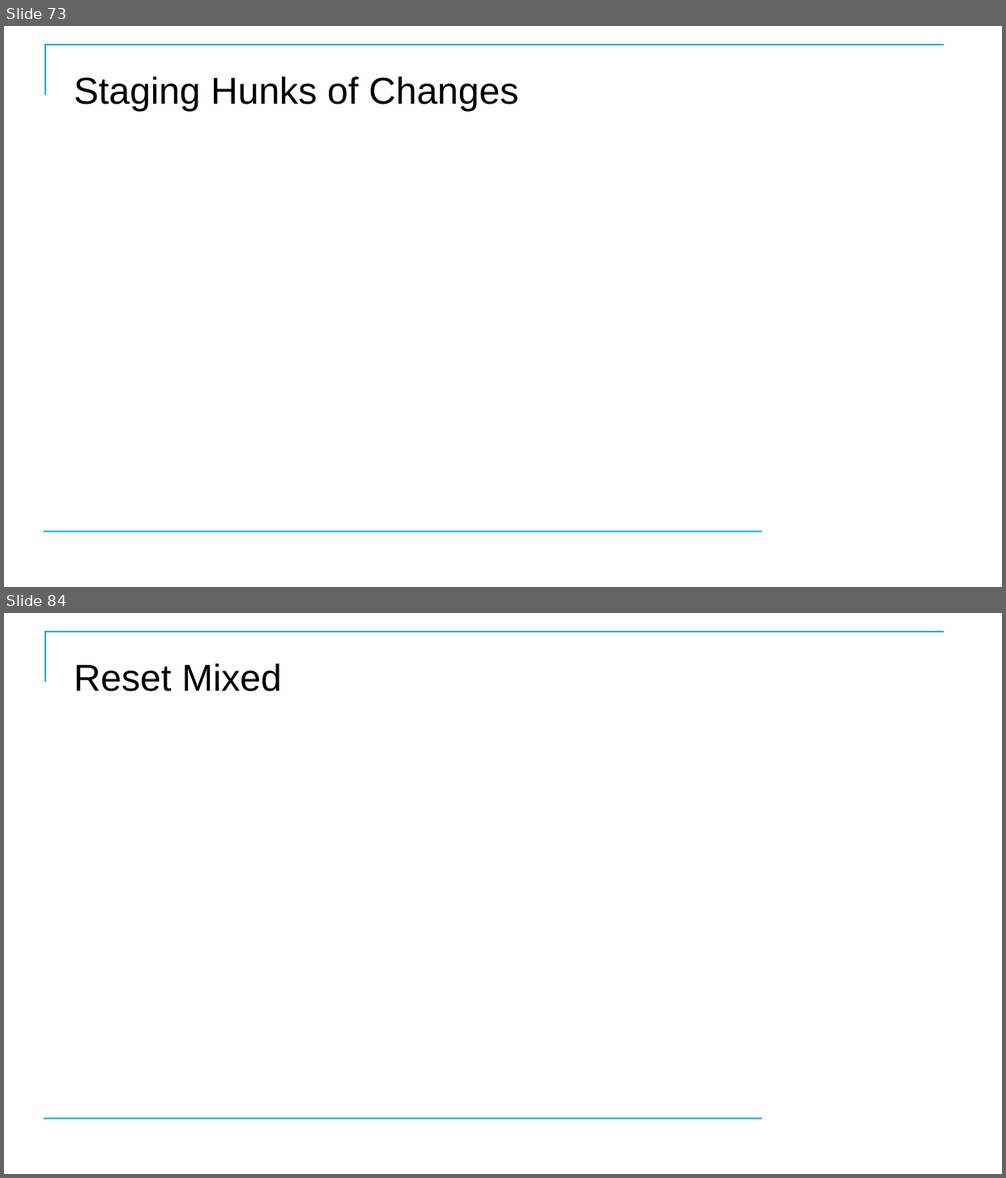
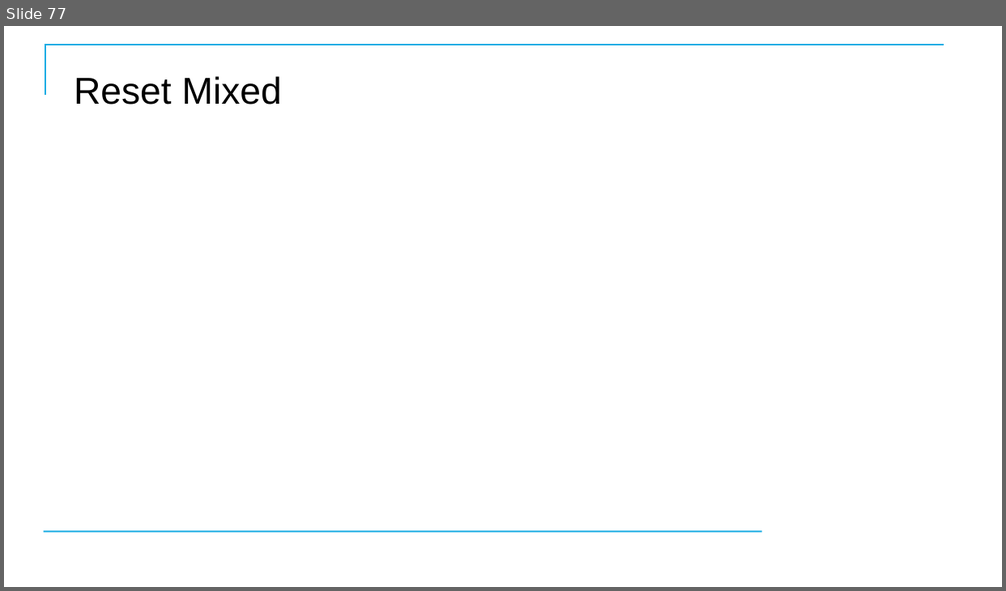
Before and after one commit to CostelloTechnicalConsulting/XGHDEV, a slide deck: ppt/XGHDEV.pptx. Shown one above the other, each under a label of ours: slides 73 and 84 before the commit, slide 77 after it; the slides between them are not shown. The pictures are 1006x1178 and 1006x591 pixels, drawn with LibreOffice and Linux fonts; fonts in the diff are those of the drawing; background and template pictures are left out. Boxes give left, top, right and bottom in pixels: in the first picture for what was removed or moved away, otherwise in the second. Text is boxed around its words. In the diff, an @@ line names an element or a change of style, - is before the commit and + after.

```diff
--- a/ppt/XGHDEV.pptx
+++ b/ppt/XGHDEV.pptx
@@ slide 73 removed at (4,26,1002,587), background #FFFFFF; not listed: 2 template elements that a slide beside it also shows @@
@@ title removed at (74,76,518,112) @@
-Staging Hunks of Changes
@@ what was slide 84 is now slide 77 @@
```
Also in this commit, not shown: 42 slides changed, 6 other slides removed.
